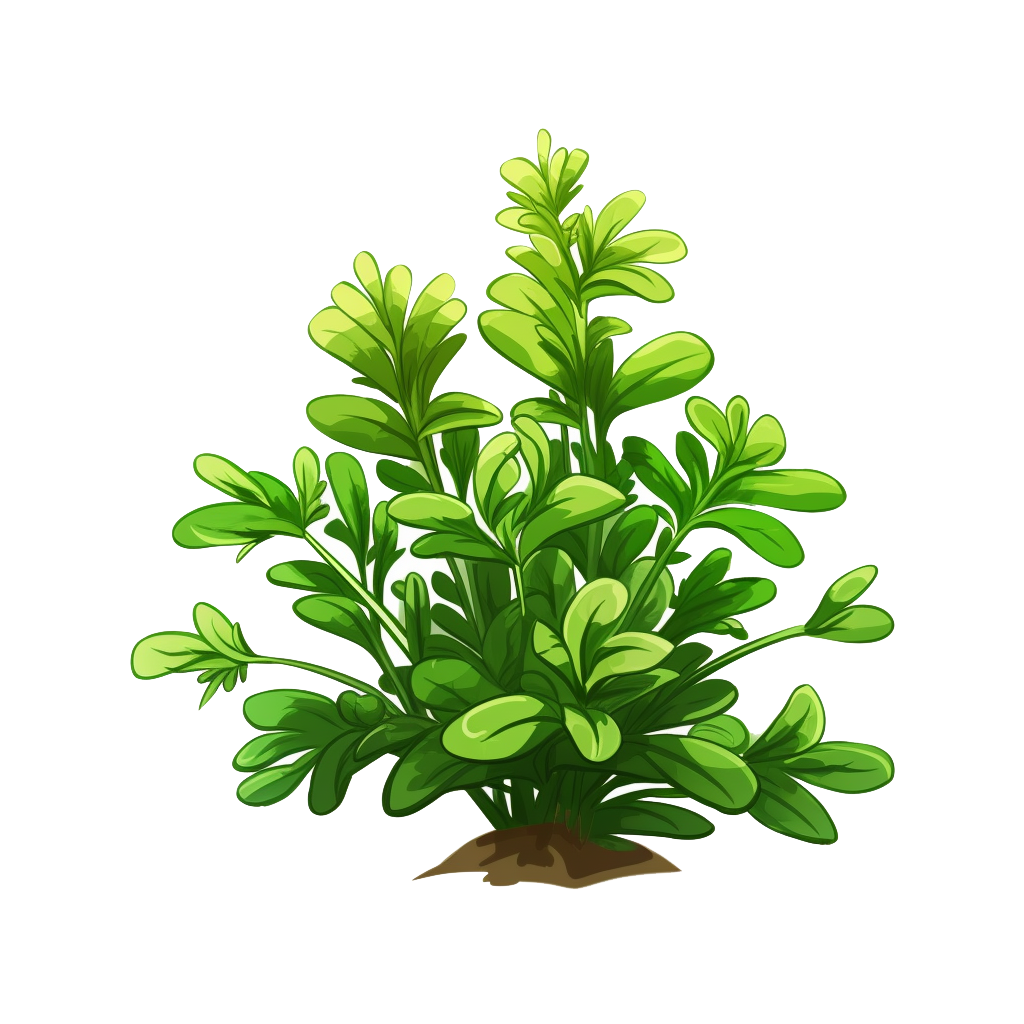
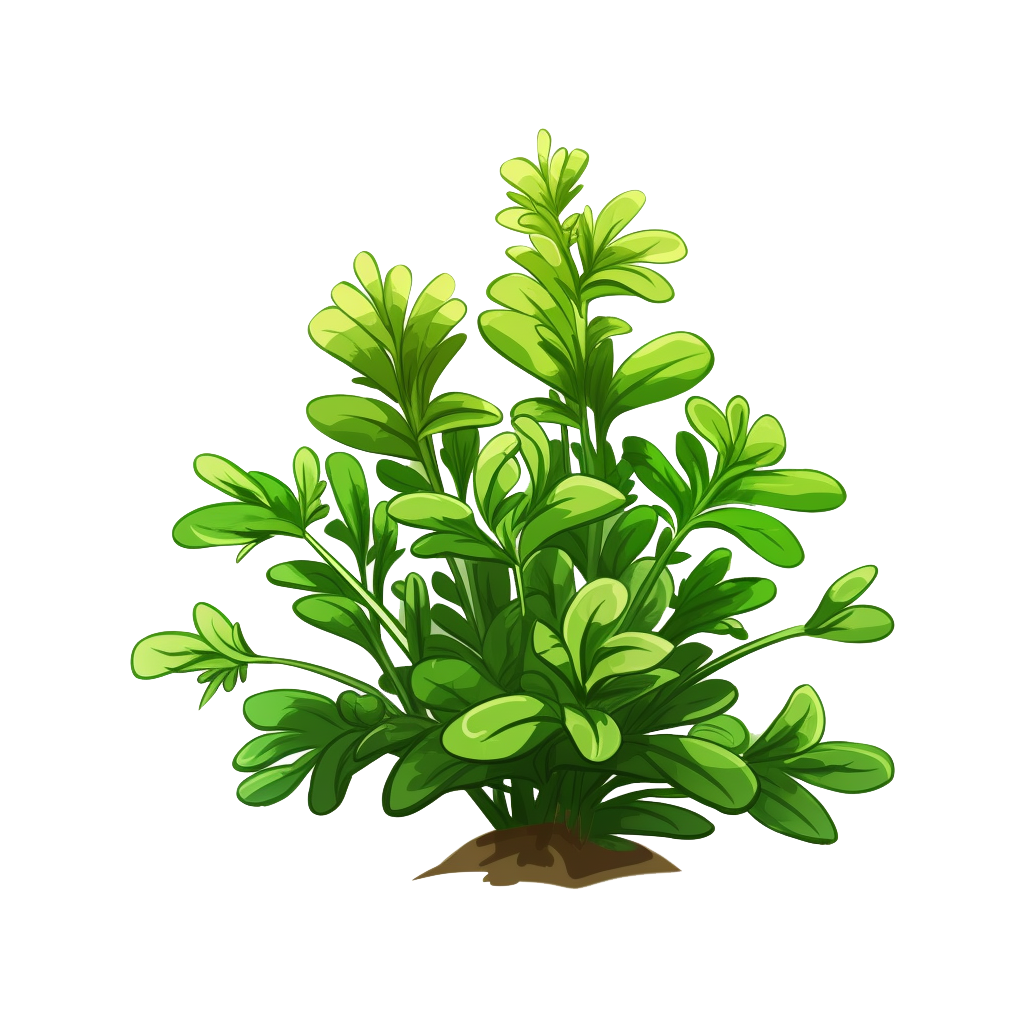
Two versions of the same layered image (1024 x 1024). Layer-by-layer changes:
painted on "Ebene 0" over box(306, 243, 693, 816)
